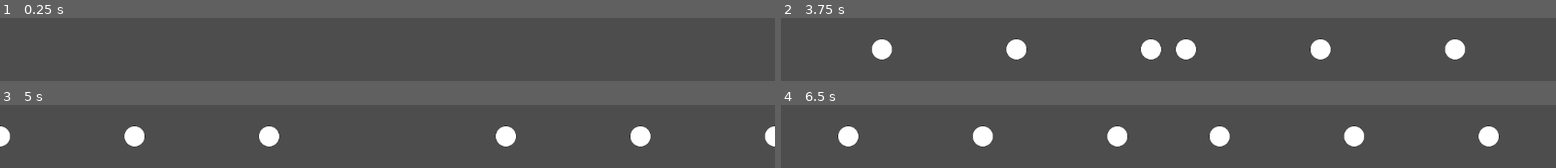
Above: before the commit, frames 1-4 (two rows, left to right).
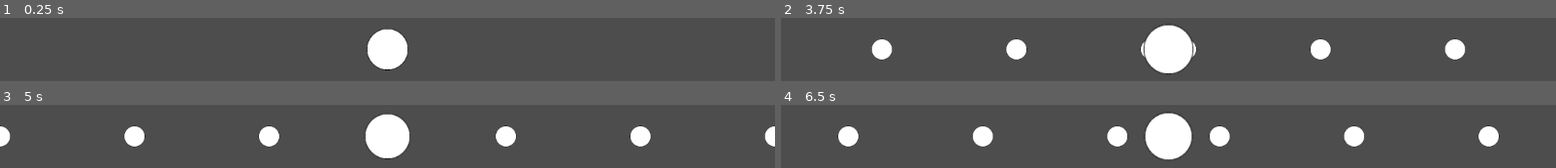
Above: after the commit, the same moments.

Repository: bhnord/LDJam56
Game: Godot game, scene res://scenes/Rhythm.tscn
Same seed, same stepped clock (60 frames per second), same inputs: the game is played once before the commit and once after it. This scene is started directly instead of the project's main scene.
Inputs:
- Up to frame 1 (0.25 s): no input
- Up to frame 2 (3.75 s): tap Enter at 0.5 s; hold D (right) 0.53-1.28 s; tap Space (rhythm_key) every 0.75 s from 0.6 to 3.6 s; hold S (down) 1.28-2.03 s; hold D (right) 2.03-2.78 s; hold W (up) 2.78-3.53 s; hold A (left) from 3.53 s (still down)
- Up to frame 3 (5 s): keep holding A (left); tap Space (rhythm_key) at 4.35 s
- Up to frame 4 (6.5 s): release A (left) at 5.03 s; hold S (down) 5.03-5.78 s; tap Space (rhythm_key) at 5.1, 5.85 s; hold D (right) from 5.78 s (still down)

The runs differ from the first frame. In frame 1, 2.7% of the frame differs, in the area x 47-53%, y 16-84%; in frame 2, 3.0%; in frame 3, 3.2%; in frame 4, 3.6%, in the area x 46-54%, y 10-88%.

Commit message:
clean up beats

Diff:
--- a/scenes/Rhythm.tscn
+++ b/scenes/Rhythm.tscn
@@ -1,6 +1,14 @@
-[gd_scene load_steps=2 format=3 uid="uid://tcski75v85be"]
+[gd_scene load_steps=4 format=3 uid="uid://tcski75v85be"]
 
 [ext_resource type="Script" path="res://scripts/rhythm.gd" id="1_xbdkm"]
+[ext_resource type="Script" path="res://scripts/central_beat.gd" id="2_i2xdn"]
+[ext_resource type="Texture2D" uid="uid://cj5wy5d5q8rli" path="res://sprites/beat-01.png" id="2_mdvju"]
 
 [node name="Rhythm" type="Node2D"]
 script = ExtResource("1_xbdkm")
+
+[node name="CentralBeat" type="Node2D" parent="."]
+script = ExtResource("2_i2xdn")
+
+[node name="Sprite2D" type="Sprite2D" parent="CentralBeat"]
+texture = ExtResource("2_mdvju")
--- /dev/null
+++ b/scripts/central_beat.gd
@@ -0,0 +1,67 @@
+extends Node2D
+
+var base_scale = Vector2(1.0, 1.0)
+var pulse_scale = Vector2(1.2, 1.2)
+var overshoot_scale = Vector2(0.9, 0.9)
+var detection_radius = 200
+var current_tween: Tween
+var last_intensity = 0.0
+var beat_radius: float  # Radius of the central beat sprite
+
+func _ready():
+	# Assuming the Sprite2D is circular. Adjust if it's not.
+	beat_radius = $Sprite2D.texture.get_width() * scale.x / 2
+
+func _process(delta: float) -> void:
+	var intensity = check_for_nearby_beats()
+	update_pulse(intensity)
+
+func check_for_nearby_beats() -> float:
+	var beats = get_tree().get_nodes_in_group("beats")
+	var max_intensity = 0.0
+
+	for beat in beats:
+		var distance = global_position.distance_to(beat.global_position)
+		var adjusted_distance = max(0, distance - beat_radius)  # Subtract the central beat's radius
+		var intensity = 1.0 - (adjusted_distance / detection_radius)
+		intensity = clamp(intensity, 0.0, 1.0)
+		max_intensity = max(max_intensity, intensity)
+
+	return max_intensity
+
+func update_pulse(intensity: float):
+	if abs(intensity - last_intensity) < 0.05:
+		return  # Skip small changes to reduce jitter
+
+	last_intensity = intensity
+
+	if current_tween:
+		current_tween.kill()
+
+	if intensity > 0:
+		pulse_up(intensity)
+	else:
+		pulse_down()
+
+func pulse_up(intensity: float):
+	var target_scale = base_scale.lerp(pulse_scale, intensity)
+	current_tween = create_tween()
+	current_tween.tween_property($Sprite2D, "scale", target_scale, 0.05).set_ease(Tween.EASE_OUT).set_trans(Tween.TRANS_CUBIC)
+
+func pulse_down():
+	current_tween = create_tween()
+	current_tween.tween_property($Sprite2D, "scale", overshoot_scale, 0.02).set_ease(Tween.EASE_IN).set_trans(Tween.TRANS_CUBIC)
+	current_tween.tween_property($Sprite2D, "scale", base_scale, 0.03).set_ease(Tween.EASE_OUT).set_trans(Tween.TRANS_ELASTIC)
+
+func pulse_on_beat():
+	if current_tween:
+		current_tween.kill()
+
+	current_tween = create_tween()
+	current_tween.tween_property($Sprite2D, "scale", pulse_scale, 0.03).set_ease(Tween.EASE_OUT).set_trans(Tween.TRANS_CUBIC)
+	current_tween.tween_property($Sprite2D, "scale", overshoot_scale, 0.03).set_ease(Tween.EASE_IN).set_trans(Tween.TRANS_CUBIC)
+	current_tween.tween_property($Sprite2D, "scale", base_scale, 0.05).set_ease(Tween.EASE_OUT).set_trans(Tween.TRANS_ELASTIC)
+
+# Call this if the central beat's size changes during gameplay
+func update_beat_radius():
+	beat_radius = $Sprite2D.texture.get_width() * scale.x / 2
--- a/scripts/rhythm.gd
+++ b/scripts/rhythm.gd
@@ -3,10 +3,9 @@
 # RIGHT NOW
 # This is dealing with two beats at the same time so the hits and mistakes are doubled
 # This is not a big deal but just needs to be accounted for when calculating failure
-
+var beat_scene = preload("res://sprites/Beat.tscn")
 const MIN_SPAWN_INTERVAL = .3;
 
-var beat_scene = preload("res://sprites/Beat.tscn")
 var spawn_timer = 0.0
 var spawn_interval_timer = 0.0;
 var spawn_interval = 1.0;
@@ -18,17 +17,24 @@
 #Not using a basic score so we can tune line snapping and such
 var mistakes = 0;
 var hits = 0;
+var central_beat
 
 
 # Called when the node enters the scene tree for the first time.
 func _ready() -> void:
+	setup_central_beat()
 	pass # Replace with function body.
+
+func setup_central_beat():
+	central_beat = $CentralBeat
+	central_beat.position = Vector2(get_viewport().get_visible_rect().size.x / 2, get_viewport_rect().size[1] - 50)
+	central_beat.z_index = 10;
+	add_child(central_beat)
 
 # Called every frame. 'delta' is the elapsed time since the previous frame.
 func _process(delta: float) -> void:
 	spawn_timer += delta;
 	spawn_interval_timer += delta;
-
 	if spawn_timer > spawn_interval:
 		spawn_beats()
 		spawn_timer = 0.0;
@@ -54,7 +60,7 @@
 
 func check_hit():
 	var center = Vector2(get_viewport_rect().size[0]/2, get_viewport_rect().size[1] - 50)
-	var hit_area = 50  # Adjust this value to change the hit area size
+	var hit_area = 25  # Adjust this value to change the hit area size
 
 	for beat in get_tree().get_nodes_in_group("beats"):
 		if beat.position.distance_to(center) < hit_area:
--- a/sprites/Beat.tscn
+++ b/sprites/Beat.tscn
@@ -1,10 +1,38 @@
-[gd_scene load_steps=3 format=3 uid="uid://buelodbvjn18k"]
+[gd_scene load_steps=3 format=3 uid="uid://b0cqwrcnsb7vb"]
 
 [ext_resource type="Texture2D" uid="uid://cj5wy5d5q8rli" path="res://sprites/beat-01.png" id="1_fpmvt"]
-[ext_resource type="Script" path="res://scripts/beat.gd" id="1_nv46s"]
+
+[sub_resource type="GDScript" id="GDScript_3ua11"]
+script/source = "extends Node2D
+
+signal beat_finished
+
+var speed = 200
+var target_position
+var disappear_time = .1
+
+# Called when the node enters the scene tree for the first time.
+func _ready() -> void:
+	#TODO This prolly shouldnt be hard coded like this
+	add_to_group(\"beats\")
+	target_position = Vector2(get_viewport_rect().size[0]/2, get_viewport_rect().size[1] - 50)
+
+# Called every frame. 'delta' is the elapsed time since the previous frame.
+func _process(delta: float) -> void:
+	var direction = (target_position - position).normalized();
+	var old_pos = position
+	position += direction * speed * delta;
+	if position.distance_to(target_position) < 5:
+		$DisappearTimer.start(disappear_time)
+		set_process(false)
+
+func _on_disappear_timer_timeout():
+	emit_signal(\"beat_finished\")
+	queue_free()
+"
 
 [node name="Beat" type="Node2D"]
-script = ExtResource("1_nv46s")
+script = SubResource("GDScript_3ua11")
 
 [node name="Beat-01" type="Sprite2D" parent="."]
 scale = Vector2(0.5, 0.5)
